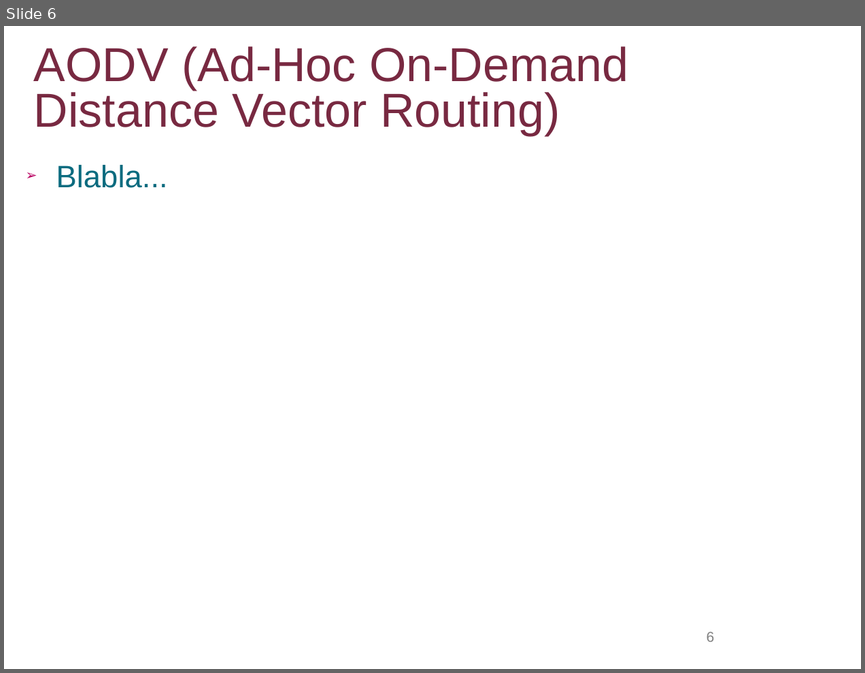
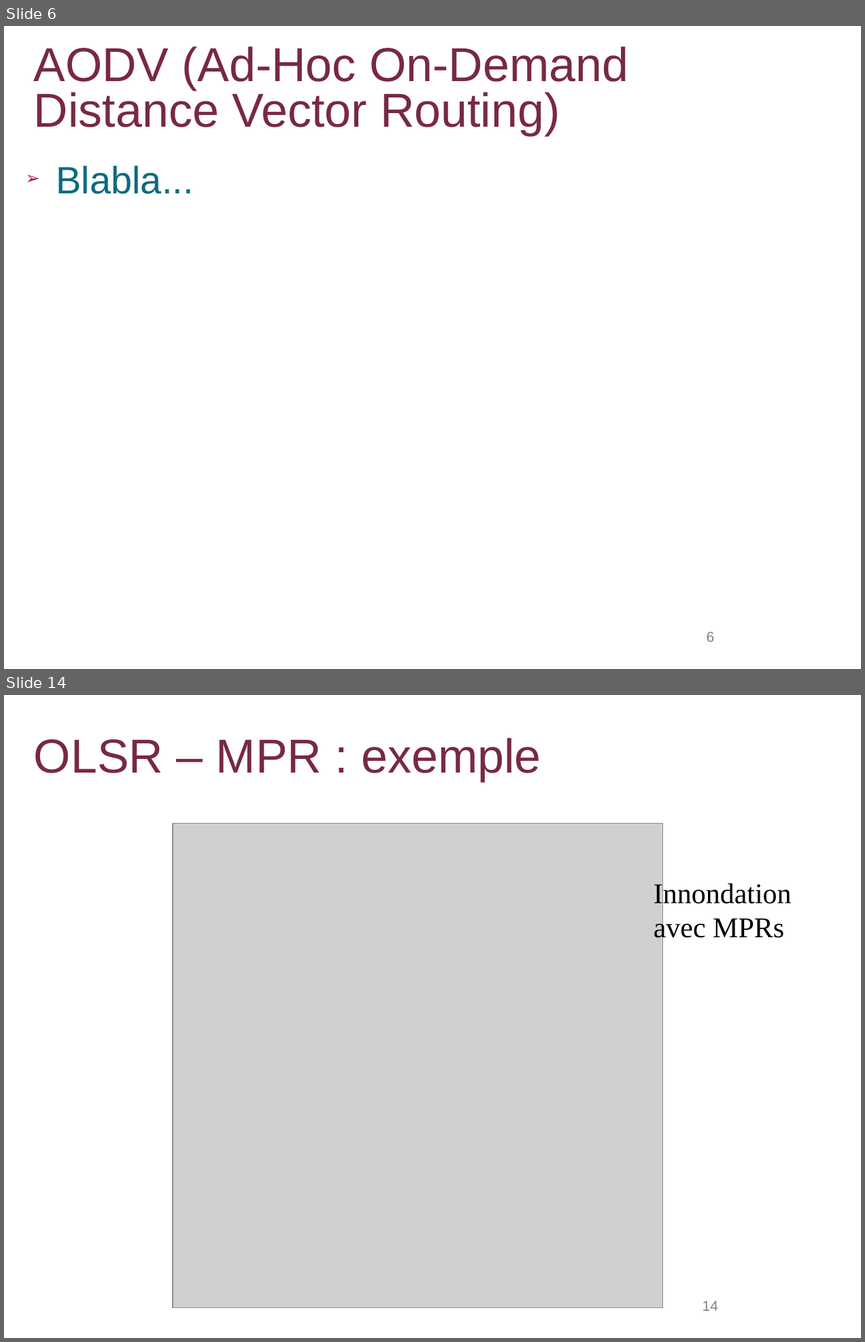
Before and after one commit to lbarbisan/adhoc, a slide deck: work/les_routages_adhoc.odp. Shown one above the other, each under a label of ours: slide 6 before the commit, slides 6 and 14 after it; the slides between them are not shown. The pictures are 865x673 and 865x1342 pixels, drawn with LibreOffice and Linux fonts; fonts in the diff are those of the drawing; grey boxes stand for pictures; background and template pictures are left out. Boxes give left, top, right and bottom in pixels: in the first picture for what was removed or moved away, otherwise in the second. Text is boxed around its words. In the diff, an @@ line names an element or a change of style, - is before the commit and + after.

Commit message:
Ajout des slides OLSR

```diff
--- a/work/les_routages_adhoc.odp
+++ b/work/les_routages_adhoc.odp
@@ slide 14 added at box(4, 695, 861, 1338), background #FFFFFF @@
@@ title added at box(34, 738, 541, 781), 40 pt, text #782941 @@
+OLSR – MPR : exemple
@@ picture added at box(173, 824, 663, 1308) @@
@@ text added at box(653, 881, 791, 943), 24 pt, text #000000 @@
+Innondation avec MPRs
@@ page number added at box(702, 1300, 718, 1310), 12 pt, text #808080 @@
+14
@@ slide 6 changed as well @@
@@ text "Blabla..." at box(56, 165, 194, 194): size 26 to 32 pt @@
```
Also in this commit, not shown: 15 other slides changed, 9 other slides added.
